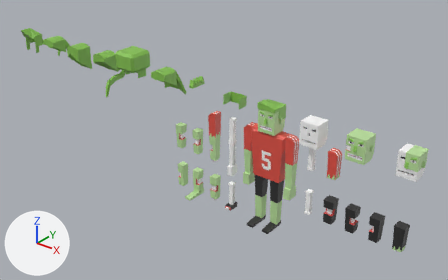
What one commit did to the Blender file Assets/Models/Zombie.blend.
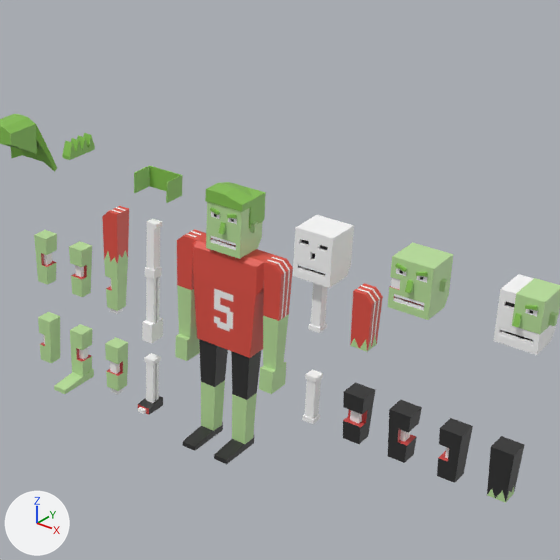
Old and new are each drawn whole from a 50 mm lens placed at (6.49, -9.65, 7.62), pointed at (-1.33, 0.11, 1.56) and again close up on the part from 36% to 95% of the width and 4% to 100% of the height. Arrows for +X, +Y and +Z are at lower left; the lights stay in place.

Objects in the first close-up: 'Hair', 'Hair4', 'Head', 'Head2', 'Head3', 'Head4', 'Left Upper Arm', 'Left Upper Arm3', 'Lower Body', 'Thigh5', 'Thigh6', 'Upper Body'.
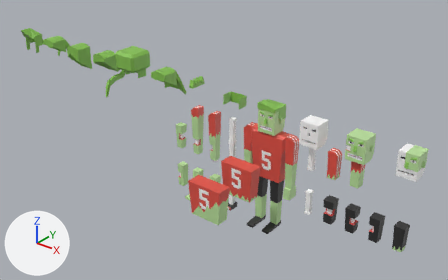
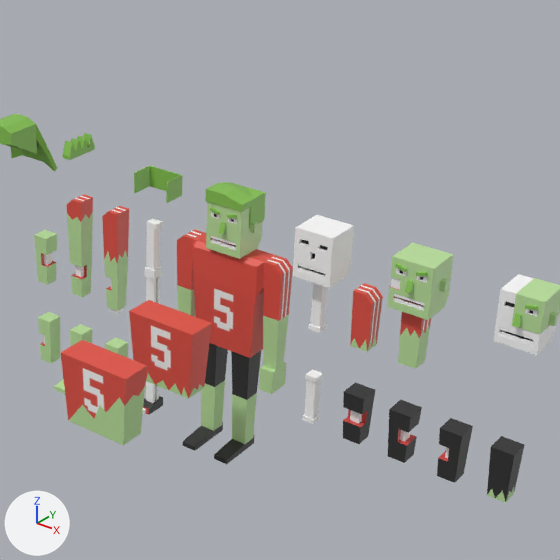
Commit message: More zombie parts

Location of each change, [x1, y1, x2, y2] in pixels of the close-ups (560 x 560 px):
'Lower Body3', added
    after: [60, 340, 147, 445]
'Lower Body2', added (red)
    after: [129, 300, 212, 399]
'Left Upper Arm4', added
    after: [398, 312, 431, 369]
'Right Upper Arm4', added
    after: [67, 194, 93, 252]

What the commit changed:
Picture 'Zombie.png.022' (img_zombie_png_022) is new.
Picture 'Zombie.png.001' (img_zombie_png_001) is new.
Picture 'Zombie.png.019' (img_zombie_png_019) is new.
Picture 'Zombie.png.018' (img_zombie_png_018) is new.
Material 'Zombie.png.022' (mat_zombie_png_022) is new.
Its texture is img_zombie_png_022.
Material 'Zombie.png.001' (mat_zombie_png_001) is new.
Its texture is img_zombie_png_001.
Material 'Zombie.png.019' (mat_zombie_png_019) is new.
Its texture is img_zombie_png_019.
Material 'Zombie.png.018' (mat_zombie_png_018) is new.
Its texture is img_zombie_png_018.
Mesh me_cube_053 is new.
It has 28 vertices, 10 faces and spans x -0.375..0.375, y -0.356..0.356, z -0.15..0.15.
It uses material mat_zombie_png_022 (picture img_zombie_png_022).
Mesh me_cube_051 is new.
It has 24 vertices, 11 faces and spans x -0.1..0.1, y -0.479..0.1, z -0.1..0.1.
It uses material mat_zombie_png_001 (picture img_zombie_png_001).
Mesh me_cube_050 is new.
It has 22 vertices, 11 faces and spans x -0.1..0.1, y -0.479..0.1, z -0.1..0.1.
It uses material mat_zombie_png_019 (picture img_zombie_png_019).
Mesh me_cube_045 is new.
It has 33 vertices, 18 faces and spans x -0.375..0.375, y -0.356..0.356, z -0.15..0.15.
It uses material mat_zombie_png_018 (picture img_zombie_png_018).
Object 'Lower Body3' (ob_lower_body3) is new; it shows me_cube_053.
Its location is (0.0, -2.0, 1.5).
Its rotation in degrees is (90, 0, -180).
Object 'Left Upper Arm4' (ob_left_upper_arm4) is new; it shows me_cube_051.
Its location is (2.0, 0.0, 2.12).
Its rotation in degrees is (90, 0, -180).
Object 'Right Upper Arm4' (ob_right_upper_arm4) is new; it shows me_cube_050.
Its location is (-2.0, 0.0, 2.12).
Its rotation in degrees is (90, 0, -180).
Its scale is (1.0, 1.0, 1.0).
Object 'Lower Body2' (ob_lower_body2) is new; it shows me_cube_045.
Its location is (-0.02, -1.0, 1.5).
Its rotation in degrees is (90, 0, -180).
